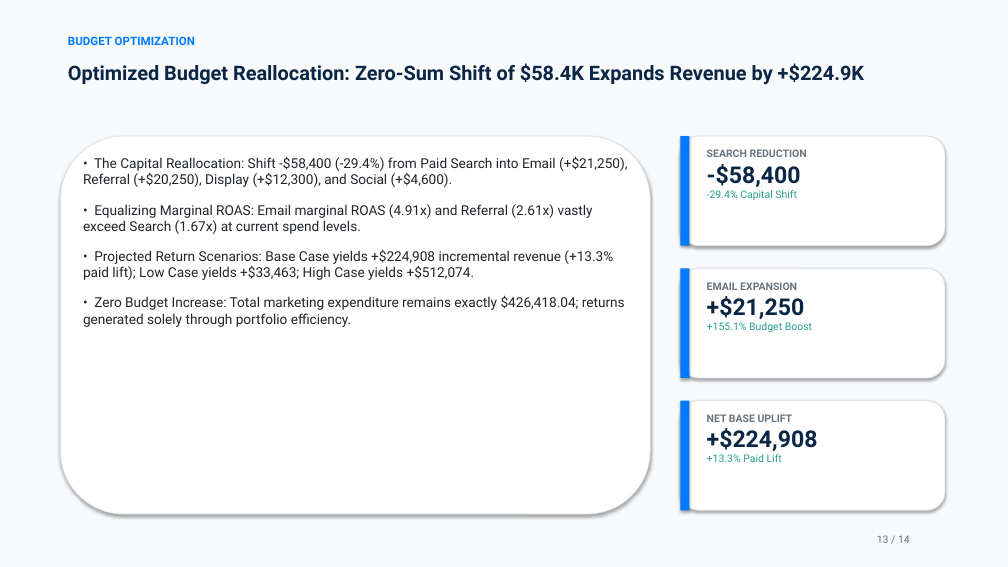
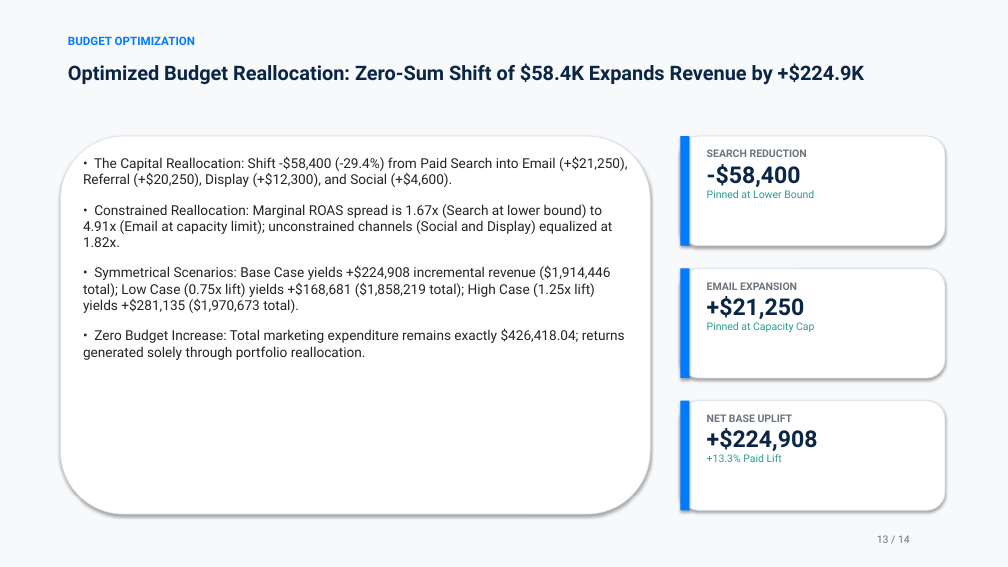
Before and after one commit to JNikhil11/grito-marketing-attribution-analytics, a slide deck: slide 13 of presentation/Grito_Attribution_Deck.pptx. Drawn at 1008x567 pixels with LibreOffice and Linux fonts; fonts in the diff are those of the drawing. Boxes give left, top, right and bottom in pixels: in the first picture for what was removed or moved away, otherwise in the second. Text is boxed around its words. In the diff, an @@ line names an element or a change of style, - is before the commit and + after.

```diff
--- a/presentation/Grito_Attribution_Deck.pptx
+++ b/presentation/Grito_Attribution_Deck.pptx
@@ text at [83,204,625,360]: text changed @@
-• Equalizing Marginal ROAS: Email marginal ROAS (4.91x) and Referral (2.61x) vastly exceed Search (1.67x) at current spend levels.
-• Projected Return Scenarios: Base Case yields +$224,908 incremental revenue (+13.3% paid lift); Low Case yields +$33,463; High Case yields +$512,074.
-• Zero Budget Increase: Total marketing expenditure remains exactly $426,418.04; returns generated solely through portfolio efficiency.
+• Constrained Reallocation: Marginal ROAS spread is 1.67x (Search at lower bound) to 4.91x (Email at capacity limit); unconstrained channels (Social and Display) equalized at 1.82x.
+• Symmetrical Scenarios: Base Case yields +$224,908 incremental revenue ($1,914,446 total); Low Case (0.75x lift) yields +$168,681 ($1,858,219 total); High Case (1.25x lift) yields +$281,135 ($1,970,673 total).
+• Zero Budget Increase: Total marketing expenditure remains exactly $426,418.04; returns generated solely through portfolio reallocation.
@@ text at [707,190,814,198]: text changed @@
--29.4% Capital Shift
+Pinned at Lower Bound
@@ text at [707,322,814,333]: text changed @@
-+155.1% Budget Boost
+Pinned at Capacity Cap
```
Also in this commit, not shown: 12 other slides changed, 32 other files.
